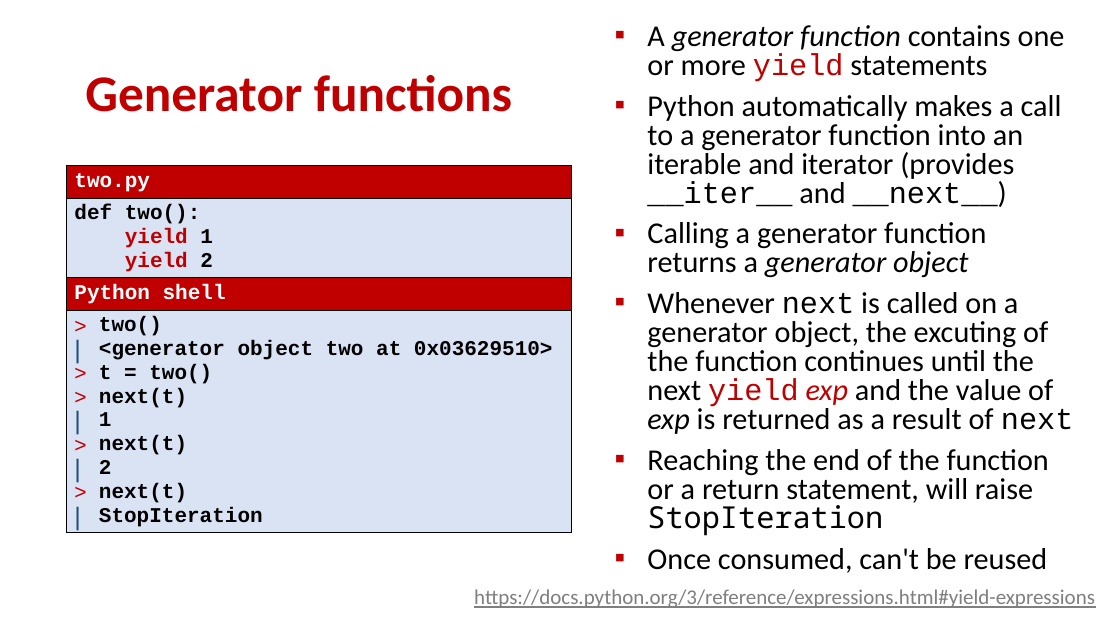
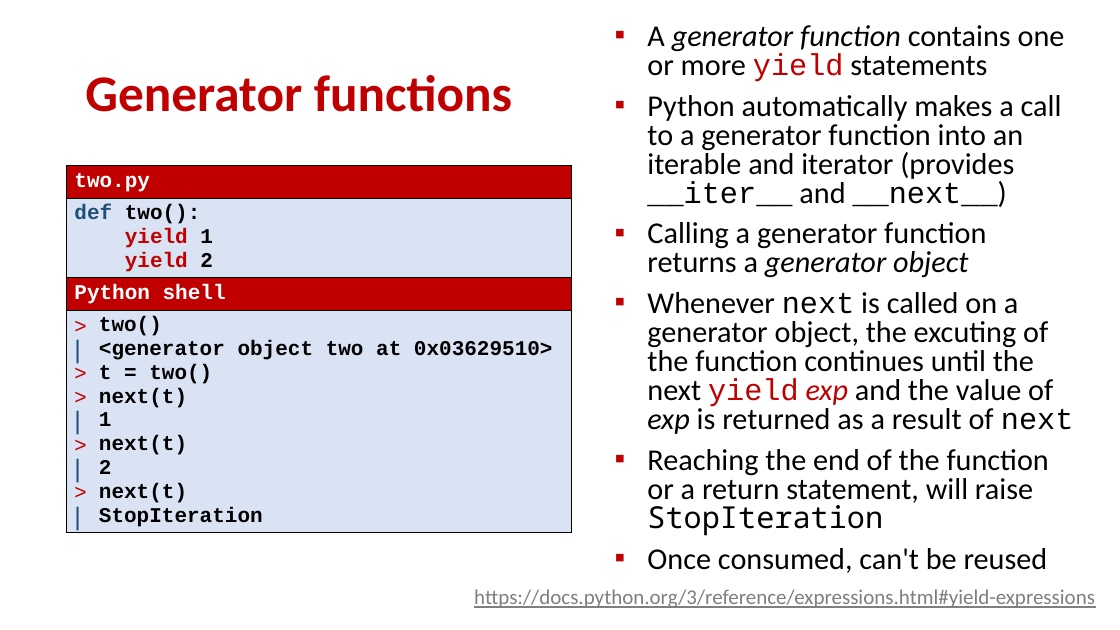
Before and after one commit to gsbrodal/gsbrodal.github.io, a slide deck: slide 20 of ipsa/slides/generator.pptx (slide 19 before the commit). Drawn at 1120x630 pixels with LibreOffice and Linux fonts; fonts in the diff are those of the drawing. Boxes give left, top, right and bottom in pixels: in the first picture for what was removed or moved away, otherwise in the second. Text is boxed around its words. In the diff, an @@ line names an element or a change of style, - is before the commit and + after.

Commit message:
generator slides

```diff
--- a/ipsa/slides/generator.pptx
+++ b/ipsa/slides/generator.pptx
@@ table at (x1=66, y1=166, x2=572, y2=552) @@
@@ text colour #000000 to #1F4E79 in "def" @@
```
Also in this commit, not shown: 9 other slides changed, 1 slide added, 7 other files.
